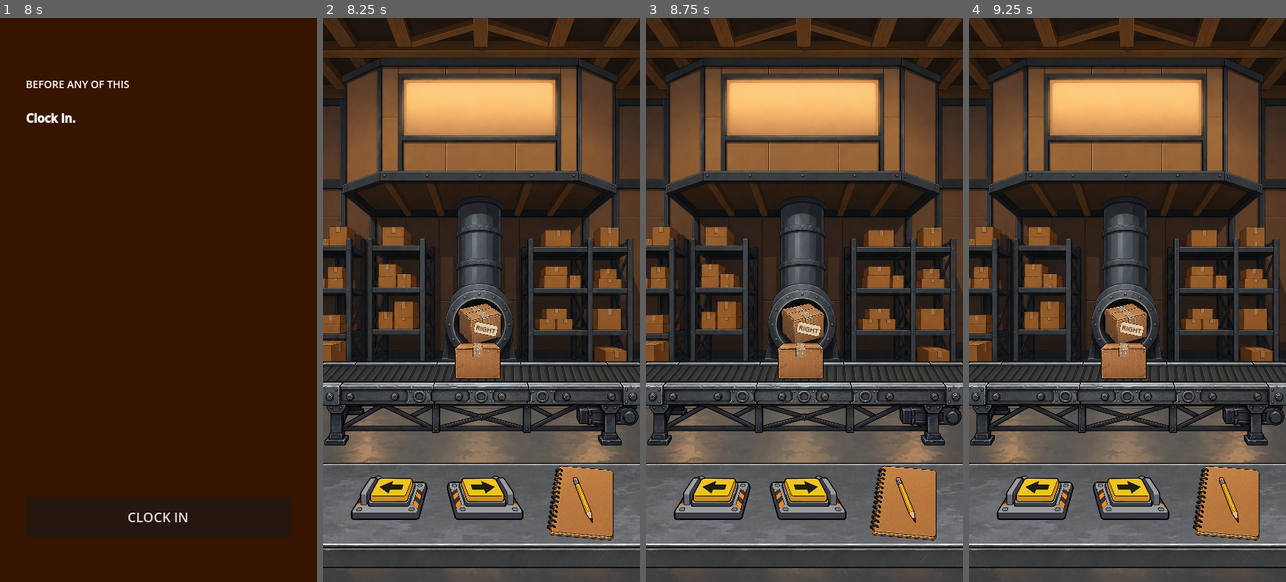
Above: before the commit, frames 1-4 (left to right).
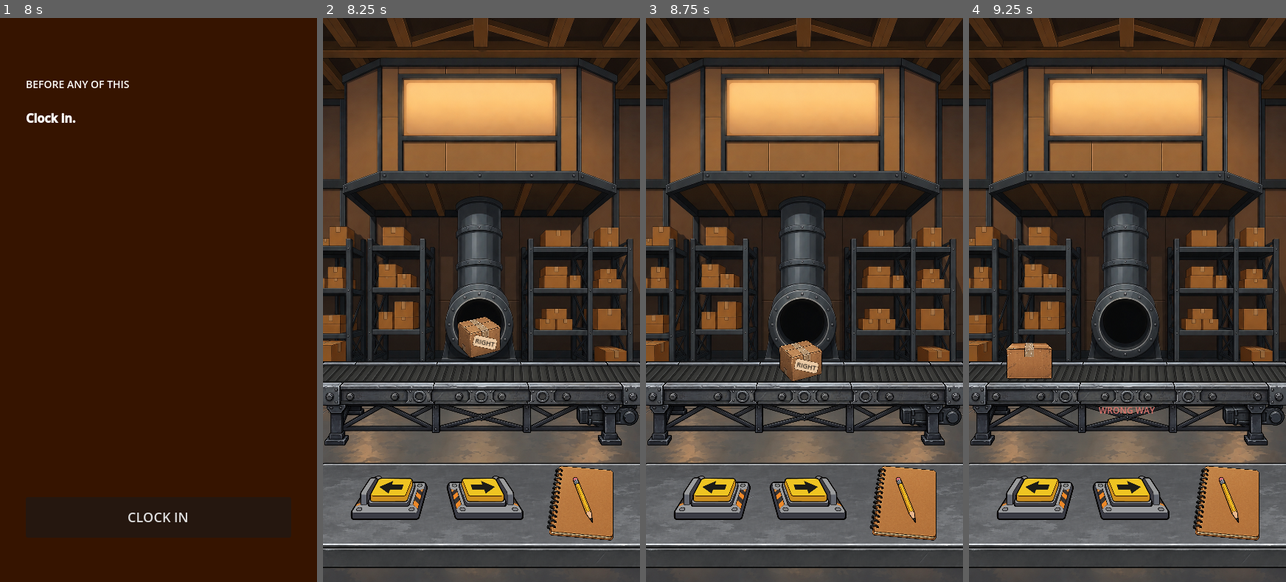
Above: after the commit, the same moments.

Repository: patrickcallahancomedy/comedian
Game: Godot game, scene res://scenes/story/opening_story.tscn
Same seed, same stepped clock (60 frames per second), same inputs: the game is played once before the commit and once after it.
Inputs (mouse positions are in pixels of both pictures, inside the frame that each line leads up to):
- Up to frame 1 (8 s): click "CONTINUE" at 0.5 s; click "CONTINUE" at 1.25 s; click "CONTINUE" at 2 s; tap Enter at 2.75, 6.5 s; move the mouse to (228, 271) at 2.77 s; click (228, 271) at 2.92 s; tap Space at 3.5, 7.25 s; move the mouse to (95, 328) at 3.52 s; click (95, 328) at 3.67 s; click "CONTINUE" at 4.25 s; click "CONTINUE" at 5 s; click "CONTINUE" at 5.75 s; move the mouse to (190, 175) at 6.52 s; click (190, 175) at 6.67 s; move the mouse to (142, 412) at 7.27 s; click (142, 412) at 7.42 s
- Up to frame 2 (8.25 s): click "CLOCK IN" at 8 s
- Up to frame 3 (8.75 s): no input
- Up to frame 4 (9.25 s): click (1038, 491) at 8.75 s

Frame 1 is identical in both runs. In frame 2, 1.6% of the frame differs, in the area x 41-57%, y 50-65%; in frame 3, 1.4%; in frame 4, 3.1%, in the area x 0-100%, y 50-71%.
Error before the commit: Cannot call method 'hide' on a null value. (res://scripts/boxes/boxes_module.gd:96)

Commit message:
Show quota and shift progress HUD

Diff:
--- a/godot/scenes/boxes/boxes_module.tscn
+++ b/godot/scenes/boxes/boxes_module.tscn
@@ -212,6 +212,54 @@
 grow_vertical = 2
 mouse_filter = 2
 
+[node name="QuotaHUD" type="Label" parent="HUDLayer"]
+visible = false
+layout_mode = 0
+offset_left = 135.0
+offset_top = 196.0
+offset_right = 295.0
+offset_bottom = 220.0
+mouse_filter = 2
+theme_override_colors/font_color = Color(0.94, 0.88, 0.72, 1)
+theme_override_colors/font_outline_color = Color(0.08, 0.07, 0.06, 0.9)
+theme_override_constants/outline_size = 4
+theme_override_font_sizes/font_size = 16
+text = "QUOTA  0 / 8"
+horizontal_alignment = 1
+vertical_alignment = 1
+
+[node name="ShiftCountHUD" type="Label" parent="HUDLayer"]
+visible = false
+layout_mode = 0
+offset_left = 150.0
+offset_top = 220.0
+offset_right = 280.0
+offset_bottom = 239.0
+mouse_filter = 2
+theme_override_colors/font_color = Color(0.86, 0.82, 0.72, 0.9)
+theme_override_colors/font_outline_color = Color(0.08, 0.07, 0.06, 0.9)
+theme_override_constants/outline_size = 3
+theme_override_font_sizes/font_size = 10
+text = "BOXES  0 / 10"
+horizontal_alignment = 1
+vertical_alignment = 1
+
+[node name="ShiftResultLabel" type="Label" parent="HUDLayer"]
+visible = false
+layout_mode = 0
+offset_left = 65.0
+offset_top = 260.0
+offset_right = 365.0
+offset_bottom = 395.0
+mouse_filter = 2
+theme_override_colors/font_color = Color(0.96, 0.91, 0.79, 1)
+theme_override_colors/font_outline_color = Color(0.08, 0.07, 0.06, 0.95)
+theme_override_constants/outline_size = 7
+theme_override_font_sizes/font_size = 23
+text = "SHIFT COMPLETE\nQUOTA MET\n8 / 8"
+horizontal_alignment = 1
+vertical_alignment = 1
+
 [node name="ThoughtBubble" type="TextureRect" parent="HUDLayer" unique_id=258363018]
 visible = false
 layout_mode = 0
